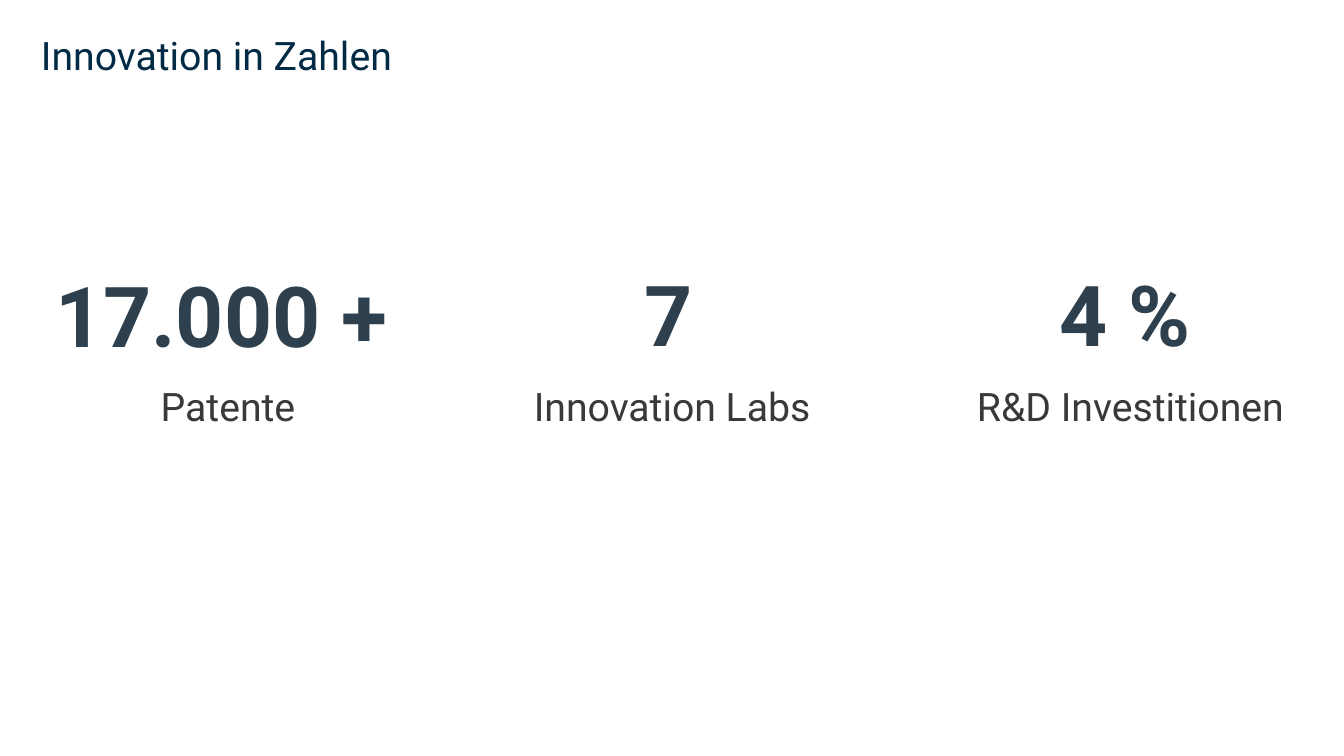
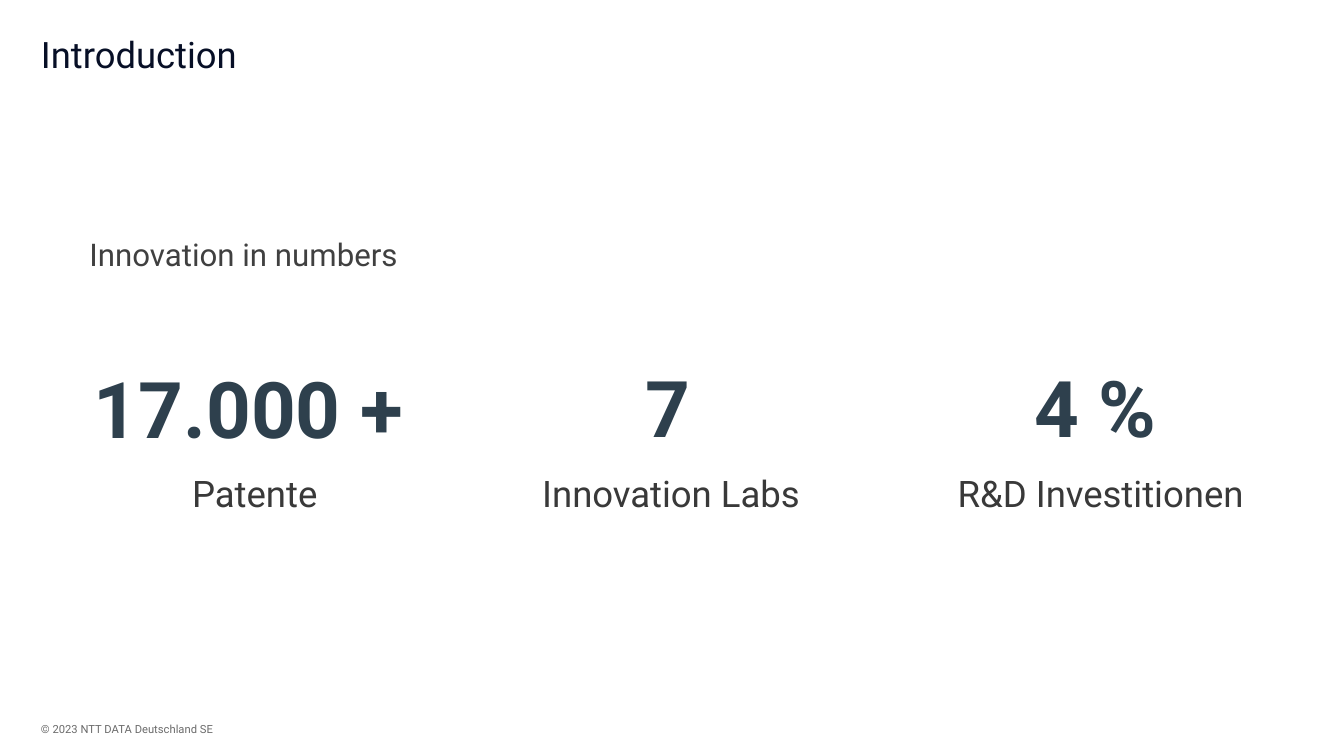
Before and after one commit to Nick36/aws-crash-course, a slide deck: slide 3 of AWS Crash Course.pptx. Drawn at 1344x756 pixels with LibreOffice and Linux fonts; fonts in the diff are those of the drawing; background and template pictures are left out. Boxes give left, top, right and bottom in pixels: in the first picture for what was removed or moved away, otherwise in the second. Text is boxed around its words. In the diff, an @@ line names an element or a change of style, - is before the commit and + after.

Commit message:
update presentation

```diff
--- a/AWS Crash Course.pptx
+++ b/AWS Crash Course.pptx
@@ title at [41, 40, 237, 69]: text changed; size 28 to 26 pt; text colour #012A44 to #070F26 @@
-Innovation in Zahlen
+Introduction
@@ text "17.000 +": place and size @@
-text "17.000 +" at [55, 286, 320, 348]
+text "17.000 +" at [94, 381, 341, 439]
@@ text added at [89, 242, 398, 267], 22.3 pt, text #404040 @@
+Innovation in numbers
@@ text "7": place and size @@
-text "7" at [645, 286, 693, 346]
+text "7" at [646, 381, 691, 437]
@@ size 60 to 55.8 pt in 3 elements at [646, 381, 691, 437], [94, 381, 341, 439], [1035, 381, 1080, 437] @@
@@ text "4 %": place and size @@
-text "4 %" at [1059, 286, 1107, 346]
+text "4 %" at [1035, 381, 1080, 437]
@@ text "Patente": place and size @@
-text "Patente" at [161, 393, 296, 422]
+text "Patente" at [192, 481, 317, 508]
@@ text "Innovation Labs": place and size @@
-text "Innovation Labs" at [534, 391, 811, 422]
+text "Innovation Labs" at [542, 479, 800, 508]
@@ size 28 to 26 pt in 3 elements at [542, 479, 800, 508], [192, 481, 317, 508], [958, 480, 1244, 508] @@
@@ text "R&D Investitionen": place and size @@
-text "R&D Investitionen" at [977, 392, 1284, 422]
+text "R&D Investitionen" at [958, 480, 1244, 508]
@@ text added at [53, 724, 213, 733], 8 pt, text #6B6B6B @@
+© 2023 NTT DATA Deutschland SE
```
Also in this commit, not shown: 5 other slides changed, 1 slide added, 1 slide removed.
